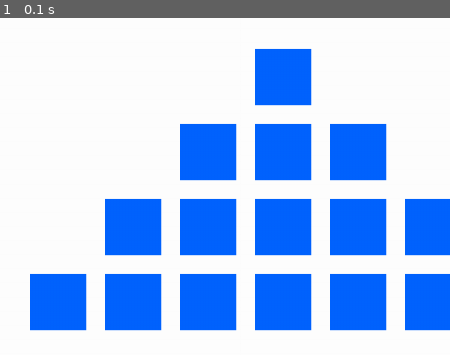
Above: before the commit, frame 1.
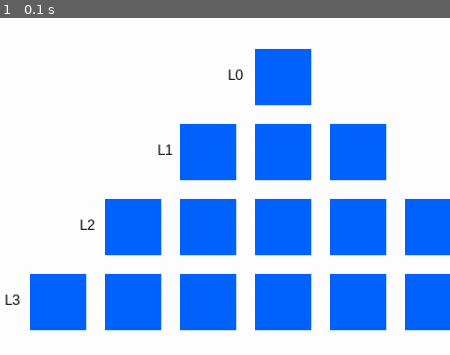
Above: after the commit, the same moment.

Repository: MartinStoller/Nim_AI_Challenge
Game: pygame game, started from nim_yt/GUI_nim/gui.py
Two runs of this game, one before a commit and one after it. Both use one fixed random seed, a clock stepped at 60 frames per second and the inputs below.
Inputs:
- Up to frame 1 (0.1 s): no input
The pictures show only the part of the screen within x 0-50%, y 44-94%; the shares and areas given below are measured in that part.

The runs differ from the first frame. In frame 1, 0.2% of the frame differs, in the area x 1-54%, y 15-86%.

Commit message:
Blocks can be removed by human player now

Diff:
--- a/nim_yt/GUI_nim/gui.py
+++ b/nim_yt/GUI_nim/gui.py
@@ -4,6 +4,9 @@
 import nim_yt.businesslayer_nim.pygame_textinput as pg_textinput
 import nim_yt.businesslayer_nim.blocks as nim_blocks
 import nim_yt.businesslayer_nim.textinput_nim as textinput_nim
+import nim_yt.businesslayer_nim.nim as nim
+import nim_yt.businesslayer_nim.play as play
+import random
 
 pygame.font.init()
 WIDTH, HEIGHT = 960, 720
@@ -17,9 +20,13 @@
 FONT = pygame.font.SysFont('bahnschrift', 30)
 SMALL_FONT = pygame.font.SysFont('bahnschrift', 15)
 
+current_game = nim.Nim()
+human_player = random.randint(0, 1)
+
 
 def main():
-# SET INITIAL PARAMETERS:
+    # SET INITIAL PARAMETERS:
+    moves_made = 0  # counter for how many moves were executed so far (important for print_last_move())
     dynamic_line_confirmed_text0 = SMALL_FONT.render("", True, (255, 255, 255))
     dynamic_line_confirmed_text1 = SMALL_FONT.render("", True, (255, 255, 255))
     dynamic_blocks_confirmed_text0 = SMALL_FONT.render("", True, (255, 255, 255))
@@ -30,29 +37,37 @@
 
     # Create TextInput-objects:
     textinput_line = pg_textinput.TextInput()
-    textinput_blocks = pg_textinput.TextInput()
 
     screen = pygame.display.set_mode((WIDTH, HEIGHT))
     clock = pygame.time.Clock()
 
-    piles = [1, 3, 5, 7]  # TODO: onec GUI is connected to backend, this line wont be necessary
+    # Load initial Text displays:
+    text0 = FONT.render('How many blocks do you want to', True, (0, 0, 0))
+    text1 = FONT.render('remove and from which Line?', True, (0, 0, 0))
+    text2 = FONT.render("Line:", True, (255, 255, 255))
+    text3 = FONT.render("Amount of blocks:", True, (255, 255, 255))
+    text4 = SMALL_FONT.render("L0", True, (0, 0, 0))
+    text5 = SMALL_FONT.render("L1", True, (0, 0, 0))
+    text6 = SMALL_FONT.render("L2", True, (0, 0, 0))
+    text7 = SMALL_FONT.render("L3", True, (0, 0, 0))
 
-    # Load initial Text displays:
     textsurface = []
     textsurface.append((dynamic_line_confirmed_text0, (600, 100)))  # dynamic texts need to be at index 0-3!!!
     textsurface.append((dynamic_line_confirmed_text1, (600, 114)))
     textsurface.append((dynamic_line_confirmed_text0, (600, 135)))
     textsurface.append((dynamic_line_confirmed_text1, (600, 149)))
-    text0 = FONT.render('How many blocks do you want to', True, (0, 0, 0))  # TODO: replace with a comment about game when it is over (Sth like: Congrats, you won! press Enter if you want to play another round)
-    text1 = FONT.render('remove and from which Line?', True, (0, 0, 0))
-    text2 = FONT.render("Line:", True, (255, 255, 255))
-    text3 = FONT.render("Amount of blocks:", True, (255, 255, 255))
+
     textsurface.append((text0, (80, 20)))
     textsurface.append((text1, (80, 55)))
     textsurface.append((text2, (600, 20)))
     textsurface.append((text3, (600, 55)))
+    textsurface.append((text4, (243, 372)))
+    textsurface.append((text5, (168, 452)))
+    textsurface.append((text6, (85, 532)))
+    textsurface.append((text7, (5, 612)))
 
     while True:
+        piles = current_game.piles
         screen.fill(WHITE)
         pygame.draw.rect(SCREEN, BLACK, (593, 0, 1000, 1000))
         pygame.draw.rect(SCREEN, WHITE, (850, 55, 50, 35), 2)
@@ -73,6 +88,8 @@
             textsurface[1] = (dynamic_line_confirmed_text1, (600, 114))
             if line_input is not None:
                 line_confirmed = True
+                del textinput_line
+                textinput_blocks = pg_textinput.TextInput()
 
         if line_confirmed is True and blocks_confirmed is False:  # if a valid line has been chosen but not the Nr of Blocks, wait for valid input:
             blocks_input, dynamic_blocks_confirmed_text0, dynamic_blocks_confirmed_text1 = textinput_nim.get_blocks(
@@ -80,20 +97,50 @@
                 initial_text0=dynamic_blocks_confirmed_text0, initial_text1=dynamic_blocks_confirmed_text1)
             textsurface[2] = (dynamic_blocks_confirmed_text0, (600, 135))
             textsurface[3] = (dynamic_blocks_confirmed_text1, (600, 149))
+            if blocks_input is not None:
+                blocks_confirmed = True
+                del textinput_blocks
 
-        if line_confirmed is True and blocks_confirmed is True:  # if both inputs were entered, make move
-            dynamic_line_confirmed_text0 = SMALL_FONT.render("", True, (255, 255, 255))
-            dynamic_line_confirmed_text1 = SMALL_FONT.render("", True, (255, 255, 255))
-            textsurface[0] = (dynamic_line_confirmed_text0, (600, 100))
-            textsurface[1] = (dynamic_line_confirmed_text1, (600, 114))
-            # TODO make_move(), add summary text of move to GUI and (if necessary) reset parameters such as dynamic texts and booleans
+        if line_confirmed is True and blocks_confirmed is True:
+            # if both inputs were entered, make move, print that move on GUI, reset parameters,
+            # check if game is over and let AI make the next move otherwise
+            # execute move and print it on GUI:
+            current_game.move((line_input, blocks_input))
+            moves_made = print_last_move(textsurface=textsurface, line=line_input,
+                                         blocks=blocks_input, moves_made=moves_made)
+
+            # reset parameters:
+            reset_dynamic_texts(textsurface=textsurface)
+            line_confirmed = False
+            blocks_confirmed = False
+            textinput_line = pg_textinput.TextInput()
+
+        # if current_game.winner is not None:
+        # TODO
+        # TODO make_move(), add summary text of move to GUI and (if necessary) reset parameters such as dynamic texts and booleans,
+        #  if game not over, AI makes move and summary gets projected on GUI. If game is over, print summarizing text on GUI and give the option to play again
 
         for text in textsurface:
-            SCREEN.blit(text[0],
-                        text[1])
+            SCREEN.blit(text[0], text[1])
 
         pygame.display.update()
         clock.tick(FPS)
+
+
+def reset_dynamic_texts(textsurface):
+    empty_text = SMALL_FONT.render("", True, (255, 255, 255))
+    textsurface[0] = (empty_text, (600, 100))
+    textsurface[1] = (empty_text, (600, 114))
+    textsurface[2] = (empty_text, (600, 100))
+    textsurface[3] = (empty_text, (600, 114))
+
+
+def print_last_move(textsurface, line, blocks, moves_made):
+    player = "Human" if current_game.player == human_player else "AI"
+    text = SMALL_FONT.render(f"{player} removed {blocks} Blocks from line {line}.", True, (255, 255, 255))
+    textsurface.append((text, (600, (180+moves_made*17))))
+    moves_made += 1
+    return moves_made
 
 
 if __name__ == "__main__":
--- a/nim_yt/businesslayer_nim/nim.py
+++ b/nim_yt/businesslayer_nim/nim.py
@@ -235,67 +235,6 @@
     return player
 
 
-def train(n):
-    """
-    Train an AI by playing `n` games against itself.
-    """
-
-    player = NimAI()
-
-    # Play n games
-    for i in range(n):
-        print(f"Playing training game {i + 1}")
-        game = Nim()
-
-        # Keep track of last move made by either player
-        last = {
-            0: {"state": None, "action": None},
-            1: {"state": None, "action": None}
-        }
-
-        # Game loop
-        while True:
-
-            # Keep track of current state and action
-            state = game.piles.copy()
-            action = player.choose_action(game.piles)
-            if i > 9997:
-                print(action)
-                print(state)
-            # Keep track of last state and action
-            last[game.player]["state"] = state
-            last[game.player]["action"] = action
-
-            # Make move
-            game.move(action)
-            new_state = game.piles.copy()
-
-            # When game is over, update Q values with rewards
-            if game.winner is not None:
-                player.update(state, action, new_state, -1)
-                player.update(
-                    last[game.player]["state"],
-                    last[game.player]["action"],
-                    new_state,
-                    1
-                )
-                break
-
-            # If game is continuing, no rewards yet
-            elif last[game.player]["state"] is not None:
-                player.update(
-                    last[game.player]["state"],
-                    last[game.player]["action"],
-                    new_state,
-                    0
-                )
-
-    print("Done training")
-
-    # Return the trained AI
-    return player
-
-
 def play(ai, human_player=None):
     """
     Play human game against the AI.
--- a/nim_yt/businesslayer_nim/play.py
+++ b/nim_yt/businesslayer_nim/play.py
@@ -1,4 +1,5 @@
-from nim import train, play
+from nim_yt.businesslayer_nim.nim import train, play
 
-ai = train(10000)
-play(ai, human_player=1)
+def start_game(training_iterations, player):
+    ai = train(training_iterations)
+    play(ai, human_player=player)
--- a/nim_yt/businesslayer_nim/textinput_nim.py
+++ b/nim_yt/businesslayer_nim/textinput_nim.py
@@ -18,15 +18,14 @@
     screen.blit(textinput_line.get_surface(), (690, 25))
     if textinput_line.update(events):
         line_input = textinput_line.get_text()
-
-        if check_validity_line(line_input, piles) is False:
-            text0, text1 = print_message_line(validity=False, line_input=999)
-            return None, text0, text1
-        else:
-            text0, text1 = print_message_line(validity=True, line_input=line_input)
-            return int(line_input), text0, text1
-    else:
-        return None, initial_text0, initial_text1  # if no even was detected, keep the text the way it was
+        if len(str(line_input)) > 0:
+            if check_validity_line(line_input, piles) is False:
+                text0, text1 = print_message_line(validity=False, line_input=999)
+                return None, text0, text1
+            else:
+                text0, text1 = print_message_line(validity=True, line_input=line_input)
+                return int(line_input), text0, text1
+    return None, initial_text0, initial_text1  # if no even was detected, keep the text the way it was
 
 
 def check_validity_line(textinput, piles):
@@ -87,9 +86,7 @@
                 text0, text1 = print_message_blocks(validity=True, piles=piles, line=line)
                 return int(blocks_input), text0, text1
 
-
     return None, initial_text0, initial_text1
-
 
 
 def print_message_blocks(validity, piles, line):
